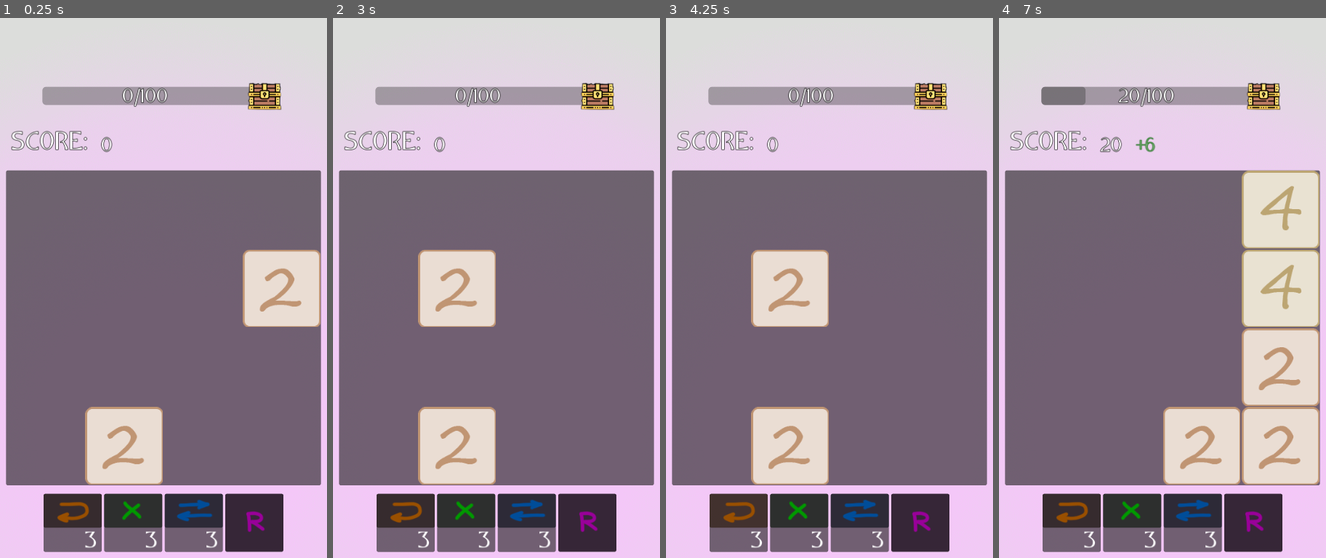
Above: before the commit, frames 1-4 (left to right).
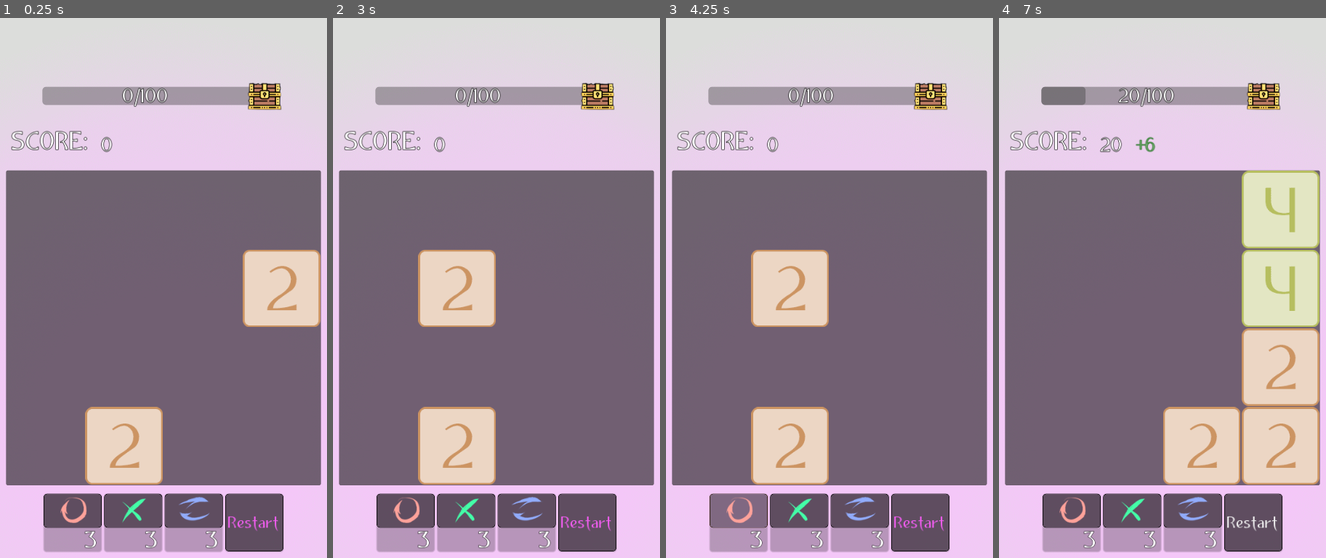
Above: after the commit, the same moments.

Repository: thagarion/2048
Game: Godot game, scene res://scenes/main.tscn
The game is run twice, just before and just after one commit, with the same random seed, the same clock (stepped at 60 frames per second) and the same inputs.
Inputs (mouse positions are in pixels of both pictures, inside the frame that each line leads up to):
- Up to frame 1 (0.25 s): no input
- Up to frame 2 (3 s): click (588, 520) at 0.5 s, where only the run after the commit has a clickable "Restart"; click (588, 520) at 1.25 s, where only the run after the commit has a clickable "Restart"; click (588, 520) at 2 s, where only the run after the commit has a clickable "Restart"; click "Yes" at 2.75 s
- Up to frame 3 (4.25 s): click (737, 509) at 3.52 s
- Up to frame 4 (7 s): tap Enter at 4.25 s; move the mouse to (1162, 325) at 4.27 s; hold Up (move up) 4.28-5.03 s; tap Right (move rigth) every 0.75 s from 4.35 to 6.6 s; click (1162, 325) at 4.42 s; move the mouse to (1280, 212) at 5.02 s; hold Down (move down) 5.03-5.78 s; click (1280, 212) at 5.17 s; move the mouse to (1280, 444) at 5.77 s; hold Up (move up) from 5.78 s (still down); click (1280, 444) at 5.92 s; move the mouse to (1044, 212) at 6.52 s; click (1044, 212) at 6.67 s

The runs differ from the first frame. In frame 1, 8.5% of the frame differs, in the area x 13-98%, y 42-99%; in frame 2, 8.5%; in frame 3, 8.5%; in frame 4, 11%, in the area x 13-98%, y 28-99%.

Commit message:
New textures and skill counter

Diff:
--- a/scenes/game/game.gd
+++ b/scenes/game/game.gd
@@ -77,7 +77,7 @@
 			if tile == tiles[i][j]:
 				tiles[i][j].queue_free()
 				tiles[i][j] = null
-				%SkillButtons.remove_update_count(-1)
+				%SkillButtons.update_skill_count("Remove", -1)
 				break
 	is_remove = false
 	close_remove()
--- a/scenes/main.gd
+++ b/scenes/main.gd
@@ -25,8 +25,11 @@
 	%RestartGamePopUp.hide()
 
 func _on_score_chest_open():
+	var item = Items.get_random_item()
 	%Game.moving_disable(true)
-	%OpenChestPopUp.open(Items.get_random_item())
+	%OpenChestPopUp.open(item)
+	if item.is_skill:
+		%SkillButtons.update_skill_count(item.name, 1)
 
 func _on_open_chest_pop_up_gui_input(event):
 	if event is InputEventScreenTouch:
--- a/scenes/skills/skill_button.gd
+++ b/scenes/skills/skill_button.gd
@@ -15,11 +15,12 @@
 func _ready():
 	color = ButtonColor / 360.0
 	$Panel/VBoxContainer/ButtonMarginContainer/Icon.texture = Icon
-	$Panel/VBoxContainer/ButtonMarginContainer/Icon.modulate = Color.from_hsv(color, 1, 0.6, 1)
-	$Panel/VBoxContainer/ButtonMarginContainer/Button.modulate = Color.from_hsv(color, 1, 0.6, 1)
 	update_count(3)
 	if Type == "Restart":
 		$Panel/VBoxContainer/LabelMarginContainer.hide()
+		$Panel/VBoxContainer/ButtonMarginContainer/Button.text = "Restart"
+	else:
+		$Panel/VBoxContainer/ButtonMarginContainer/Button.modulate = Color.from_hsv(color, 1, 0.6, 1)
 
 func _on_button_pressed():
 	if Type == "Restart" || count > 0:
--- a/scenes/skills/skill_button.tscn
+++ b/scenes/skills/skill_button.tscn
@@ -35,6 +35,7 @@
 custom_minimum_size = Vector2(96, 56)
 layout_mode = 2
 size_flags_horizontal = 4
+icon_alignment = 1
 
 [node name="Icon" type="TextureRect" parent="Panel/VBoxContainer/ButtonMarginContainer"]
 layout_mode = 2
--- a/scenes/skills/skills.gd
+++ b/scenes/skills/skills.gd
@@ -8,5 +8,11 @@
 	for node in $HBoxContainer.get_children():
 		node.enable()
 
-func remove_update_count(val: int):
-	$HBoxContainer/RemoveButton.update_count(val)
+func update_skill_count(skill: String, val: int):
+	match skill:
+		"Remove":
+			$HBoxContainer/RemoveButton.update_count(val)
+		"Undo":
+			$HBoxContainer/UndoButton.update_count(val)
+		"Switch":
+			$HBoxContainer/SwitchButton.update_count(val)
--- a/scenes/skills/skills.tscn
+++ b/scenes/skills/skills.tscn
@@ -6,7 +6,6 @@
 [ext_resource type="Texture2D" uid="uid://bmbsgvjy33e1x" path="res://textures/skills/undo.png" id="2_s8bnj"]
 [ext_resource type="Texture2D" uid="uid://cswnnfime5qxt" path="res://textures/skills/remove.png" id="4_j4n1k"]
 [ext_resource type="Texture2D" uid="uid://wyts51nke08t" path="res://textures/skills/switch.png" id="5_fnr5j"]
-[ext_resource type="Texture2D" uid="uid://p7dh7pjwv5vg" path="res://textures/skills/restart.png" id="6_14lnm"]
 
 [node name="SkillButtons" type="VBoxContainer"]
 anchors_preset = 5
@@ -43,6 +42,5 @@
 
 [node name="RestartButton" parent="HBoxContainer" instance=ExtResource("1_7mfhr")]
 layout_mode = 2
-Icon = ExtResource("6_14lnm")
 ButtonColor = 300.0
 Type = "Restart"
--- a/scenes/skills/style.tres
+++ b/scenes/skills/style.tres
@@ -1,11 +1,56 @@
-[gd_resource type="Theme" load_steps=3 format=3 uid="uid://bi14pol6tu0ee"]
+[gd_resource type="Theme" load_steps=7 format=3 uid="uid://bi14pol6tu0ee"]
 
 [ext_resource type="FontFile" uid="uid://brfgvos0vqx5v" path="res://fonts/Neocyr.ttf" id="1_gp0mb"]
 
 [sub_resource type="StyleBoxEmpty" id="StyleBoxEmpty_hoauw"]
 
+[sub_resource type="StyleBoxFlat" id="StyleBoxFlat_o2ne6"]
+bg_color = Color(0, 0, 0, 0.301961)
+border_width_left = 1
+border_width_top = 1
+border_width_right = 1
+border_width_bottom = 1
+border_color = Color(0.281187, 0.281187, 0.281187, 1)
+border_blend = true
+corner_radius_top_left = 5
+corner_radius_top_right = 5
+corner_radius_bottom_right = 5
+corner_radius_bottom_left = 5
+
+[sub_resource type="StyleBoxFlat" id="StyleBoxFlat_tu1cx"]
+bg_color = Color(0, 0, 0, 0.482353)
+border_width_left = 1
+border_width_top = 1
+border_width_right = 1
+border_width_bottom = 1
+border_color = Color(0, 0, 0, 1)
+border_blend = true
+corner_radius_top_left = 5
+corner_radius_top_right = 5
+corner_radius_bottom_right = 5
+corner_radius_bottom_left = 5
+
+[sub_resource type="StyleBoxEmpty" id="StyleBoxEmpty_i3cdf"]
+
+[sub_resource type="StyleBoxFlat" id="StyleBoxFlat_fqg03"]
+bg_color = Color(0, 0, 0, 0.25098)
+corner_radius_top_left = 5
+corner_radius_top_right = 5
+corner_radius_bottom_right = 5
+corner_radius_bottom_left = 5
+anti_aliasing_size = 3.0
+
 [resource]
 default_font_size = 0
+Button/colors/font_color = Color(0.967851, 0.36347, 0.960679, 1)
+Button/font_sizes/font_size = 26
+Button/fonts/font = ExtResource("1_gp0mb")
 Button/styles/focus = SubResource("StyleBoxEmpty_hoauw")
+Button/styles/hover = SubResource("StyleBoxFlat_o2ne6")
+Button/styles/normal = SubResource("StyleBoxFlat_tu1cx")
+Button/styles/pressed = SubResource("StyleBoxEmpty_i3cdf")
+Label/colors/font_outline_color = Color(0, 0, 0, 1)
+Label/constants/outline_size = 2
 Label/font_sizes/font_size = 36
 Label/fonts/font = ExtResource("1_gp0mb")
+Panel/styles/panel = SubResource("StyleBoxFlat_fqg03")
--- a/scripts/items.gd
+++ b/scripts/items.gd
@@ -4,8 +4,9 @@
 
 class Item:
 	var name: String
-	var texture :Texture
+	var texture: Texture
 	var description: String
+	var is_skill: bool
 
 static var skills = []
 static var textures = []
@@ -18,19 +19,22 @@
 	var item_remove = Item.new()
 	item_remove.name = "Remove"
 	item_remove.texture = load("res://textures/skills/remove.png")
-	item_remove.description = "Removed one tile"
+	item_remove.description = "Remove one tile"
+	item_remove.is_skill = true
 	skills.append(item_remove)
 
 	var item_undo = Item.new()
 	item_undo.name = "Undo"
 	item_undo.texture = load("res://textures/skills/undo.png")
 	item_undo.description = "Undo last step"
+	item_undo.is_skill = true
 	skills.append(item_undo)
 
 	var item_switch = Item.new()
-	item_switch.name = "Undo"
+	item_switch.name = "Switch"
 	item_switch.texture = load("res://textures/skills/switch.png")
-	item_switch.description = "Undo last step"
+	item_switch.description = "Switch tiles"
+	item_switch.is_skill = true
 	skills.append(item_switch)
 
 	var texture_packs_dir = DirAccess.open("res://textures/packs")
Not shown: 1 places in scenes/skills/skills.tscn that only renumber resources
Binary file changed: textures/packs/default/0.png
Binary file changed: textures/packs/default/1.png
Binary file changed: textures/packs/default/10.png
Binary file changed: textures/packs/default/2.png
Binary file changed: textures/packs/default/3.png
Binary file changed: textures/packs/default/4.png
Binary file changed: textures/packs/default/5.png
Binary file changed: textures/packs/default/6.png
Binary file changed: textures/packs/default/7.png
Binary file changed: textures/packs/default/8.png
Binary file changed: textures/packs/default/9.png
(and 14 more such lines)
